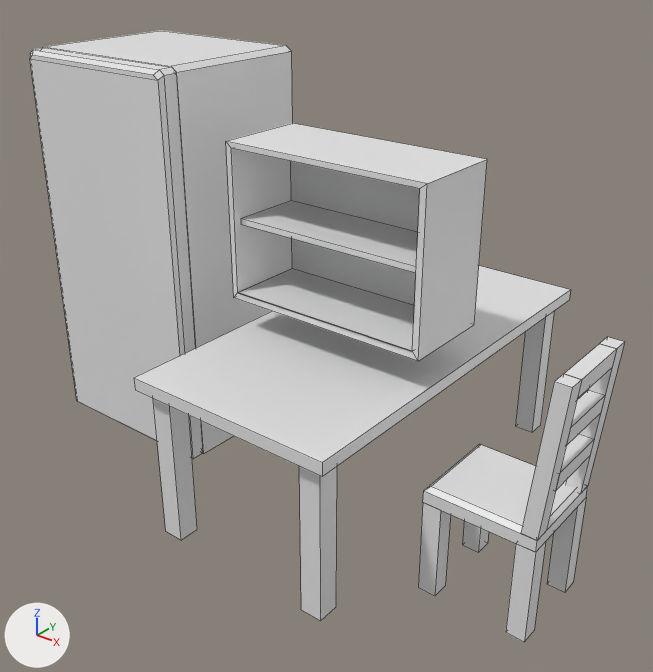
The Blender file assets/models/furnitures.blend, before and after one commit.
Both versions are drawn from a 50 mm camera at (5.23, -7.38, 6.19) aimed at (-0.49, -0.23, 1.76). Arrows for +X, +Y and +Z are at lower left; the lights stay in place. Mesh edges are drawn as thin lines.

Objects in the first picture: 'Chair', 'Drawer', 'Fridge', 'FridgeDoors', 'Table'.
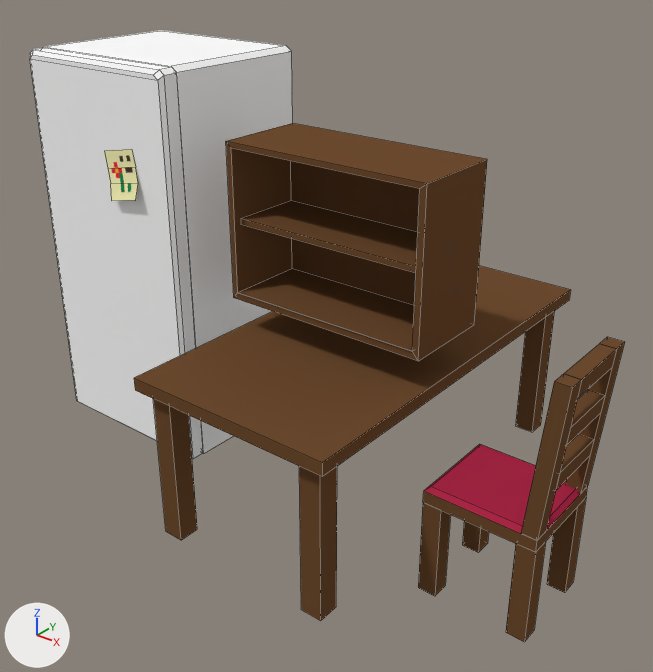
What the commit changed:
Picture 'tileset.png' (img_tileset_png) is new.
In material 'Material' (mat_material), base_color is no longer (0.8, 0.8, 0.8), white #e7e7e7.
In material 'Material' (mat_material), texture is now set to img_tileset_png.
In material 'Material' (mat_material), roughness goes from 0.4 to 1.0.
In material 'Material' (mat_material), specular_ior_level is now set to 0.0.
me_table has 40 vertices, 30 faces and spans x -1.2..1.2, y -2.4..2.4, z 0.0..1.9.
me_table is used by ob_table; location (0.0, 0.0, 0.0).
me_table part 1: texture (UV) coordinates of 30 of 30 faces, centred in x -1.2..1.2, y -2.4..2.4, z 0.0..1.9, changed; they spanned u 0.12..0.88, v 0.0..1.0 and now span u 0.04..0.04, v 0.99..0.99.
me_drawer has 28 vertices, 24 faces and spans x -1.2..1.2, y -0.97..0.06, z -0.72..0.99.
me_drawer is used by ob_drawer; location (0.0, 0.0, 3.0).
me_drawer part 2: texture (UV) coordinates of 24 of 24 faces, centred in x -1.2..1.2, y -0.97..0.06, z -0.72..0.99, changed; they spanned u 0.12..0.88, v 0.0..1.0 and now span u 0.04..0.04, v 0.99..0.99.
me_drawer now uses material mat_material (picture img_tileset_png).
me_chair has 84 vertices, 64 faces and spans x -0.65..0.65, y -0.52..0.52, z 0.0..2.73.
me_chair is used by ob_chair; location (2.2, -0.8, 0.0).
me_chair part 3: texture (UV) coordinates of 64 of 64 faces, centred in x -0.65..0.64, y -0.52..0.52, z 0.0..2.73, changed; they spanned u 0.12..0.88, v 0.0..1.0 and now span u 0.04..0.05, v 0.99..0.99.
me_chair now uses material mat_material (picture img_tileset_png).
me_cube_002 is used by ob_fridgedoors; location (-3.0, -1.03, 0.0).
Verts and faces of me_cube_002; kept vertices keep their numbers, new ones are numbered from 18.
me_cube_002 had 18 vertices, 16 faces and spanned x -1.13..1.13, y -0.13..0.08, z 0.0..4.63.
me_cube_002 now has 26 vertices, 19 faces and spans x -1.13..1.13, y -0.24..0.08, z 0.0..4.63.
Part 4, on me_cube_002:
New vertex 18 is at (0.1, -0.13, 3.66), pixel (104, 150).
New vertex 19 is at (0.14, -0.14, 3.47), pixel (107, 168).
New vertex 20 is at (0.18, -0.16, 3.31), pixel (110, 183).
New vertices 21, 22, 23 stand at vertices 18, 19, 20, in that order, plus (0.48, 0.0, 0.09).
New vertex 24 is at (0.24, -0.21, 3.13), pixel (111, 200).
New vertex 25 is at (0.69, -0.24, 3.23), pixel (135, 200).
New faces: (18, 19, 22, 21), (20, 24, 25, 23), (19, 20, 23, 22).
me_cube_002 part 5: 16 faces spanning x -1.13..1.13, y -0.13..0.08, z 0.0..4.63 switch from no material to mat_material (picture img_tileset_png).

What differs and where, as boxes [x1, y1, x2, y2] in the pictures (653 x 672 px):
'Drawer', surface changed, recoloured (grey to brown): [226, 123, 487, 361] in both
'Table', surface changed (white to brown): [134, 266, 570, 621] in both
'FridgeDoors', surface changed, reshaped: [30, 48, 202, 459] in both
'Chair', surface changed, recoloured: [418, 337, 625, 642] in both
part 4 of me_cube_002, added (beige): after [104, 149, 138, 201]
part 5 of me_cube_002, recoloured: [30, 48, 200, 459] in both
